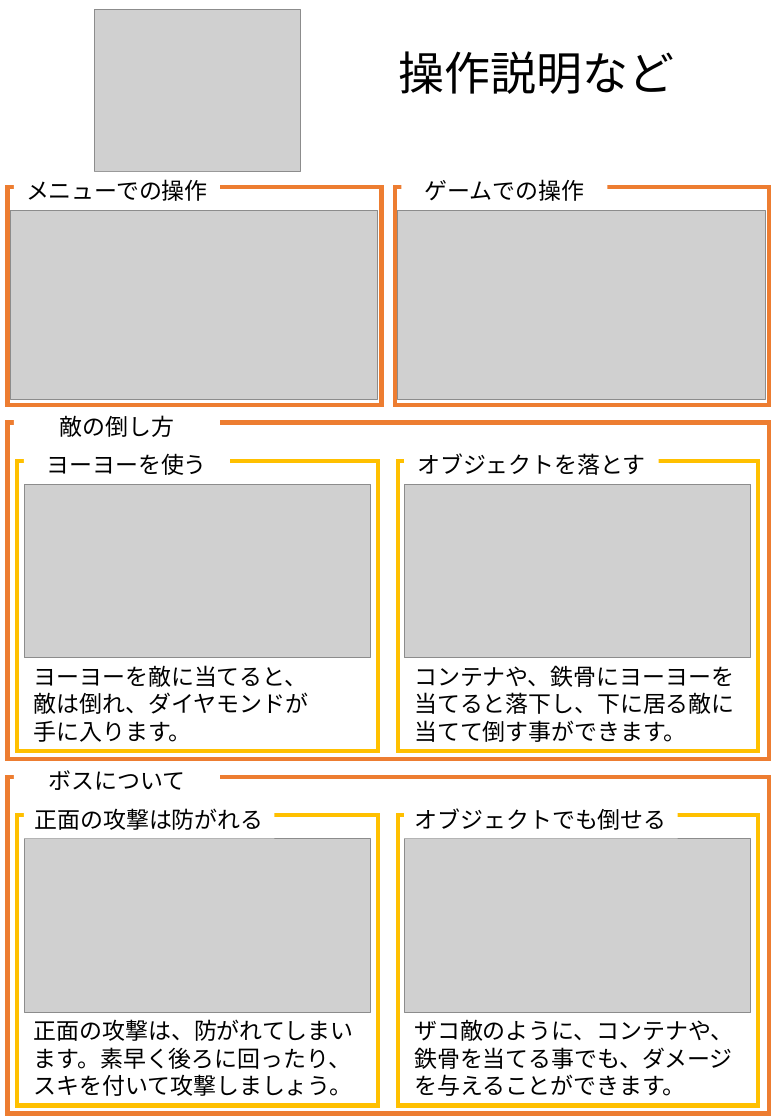
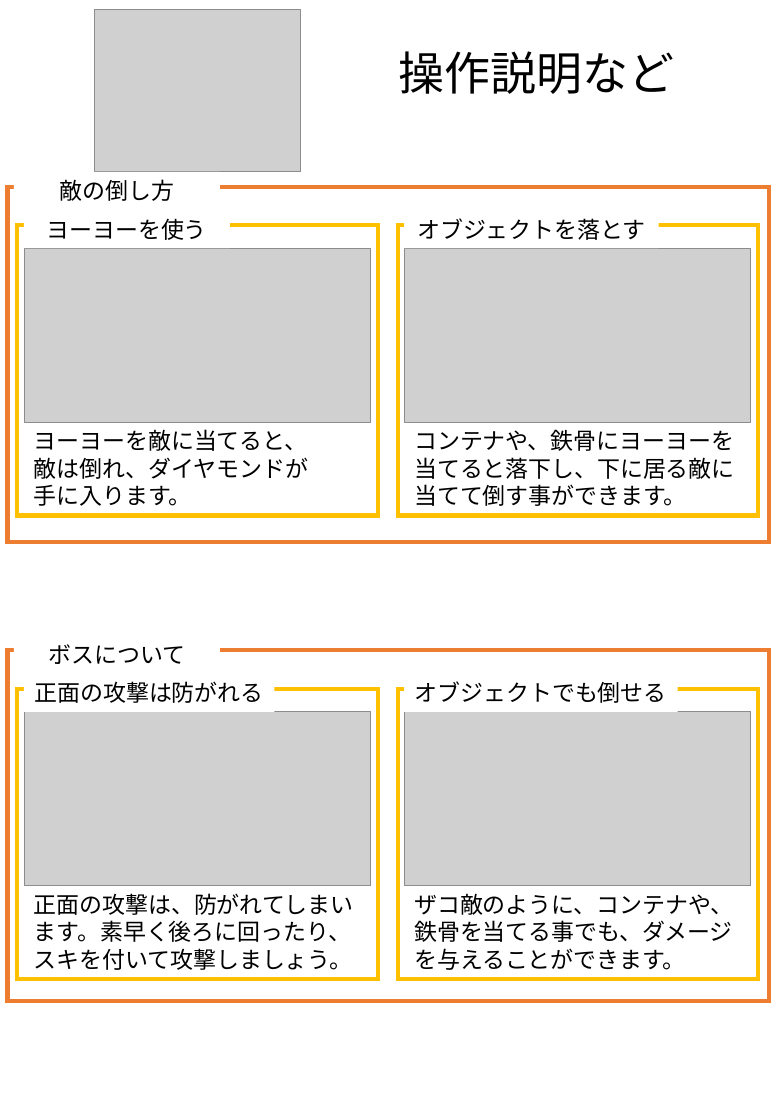
Before and after one commit to ANABUKITGS/TEAMA, a slide deck: slide 2 of 操作説明など/操作説明など.pptx (slide 1 before the commit). Drawn at 775x1120 pixels with LibreOffice and Linux fonts; fonts in the diff are those of the drawing; grey boxes stand for pictures. Boxes give left, top, right and bottom in pixels: in the first picture for what was removed or moved away, otherwise in the second. Text is boxed around its words. In the diff, an @@ line names an element or a change of style, - is before the commit and + after.

Commit message:
操作説明など Update

```diff
--- a/操作説明など/操作説明など.pptx
+++ b/操作説明など/操作説明など.pptx
@@ rectangle removed at [14,172,220,210] @@
-メニューでの操作
@@ rectangle removed at [402,172,608,210] @@
-ゲームでの操作
@@ rectangle: place and size @@
-rectangle at [7,423,769,759]
+rectangle at [7,187,769,542]
@@ rectangle removed at [7,187,381,405] @@
@@ rectangle removed at [395,187,769,405] @@
@@ picture removed at [10,210,378,399] @@
@@ 4 rectangles, 3 texts, 2 pictures: place and size @@
-4 rectangles, 3 texts, 2 pictures at [14,407,758,751]
+4 rectangles, 3 texts, 2 pictures at [18,179,758,516]
@@ picture removed at [398,210,766,399] @@
@@ rectangle: place and size @@
-rectangle at [7,777,769,1114]
+rectangle at [7,650,769,1000]
@@ 4 rectangles, 3 texts, 2 pictures: place and size @@
-4 rectangles, 3 texts, 2 pictures at [14,762,758,1106]
+4 rectangles, 3 texts, 2 pictures at [18,644,758,979]
```
Also in this commit, not shown: 1 slide added, 7 other files.
